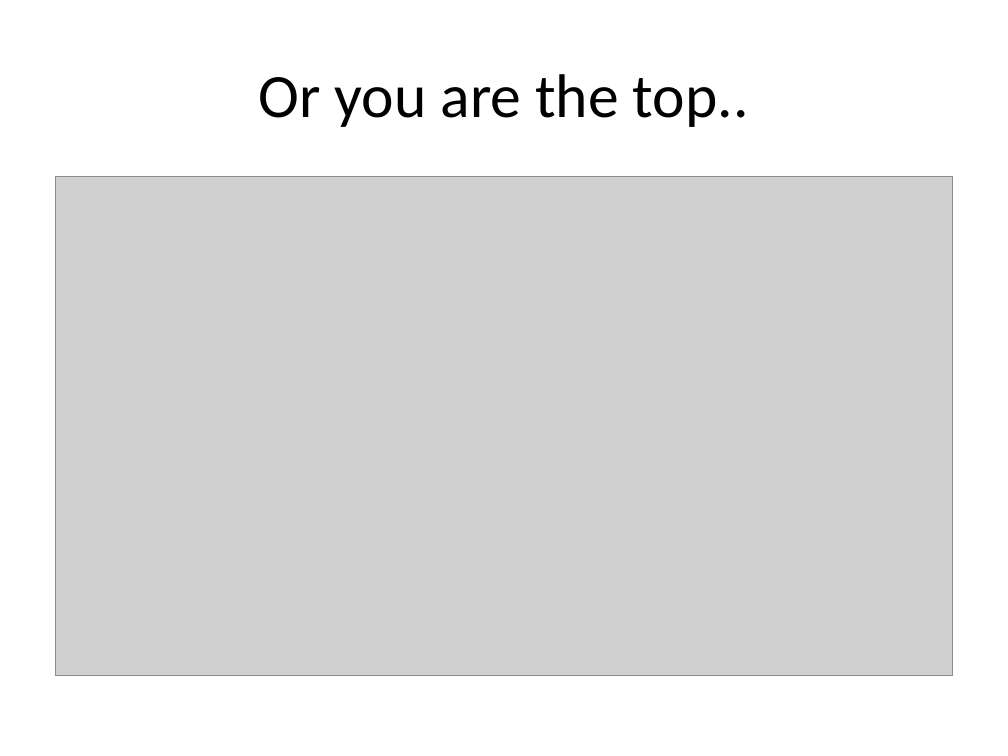
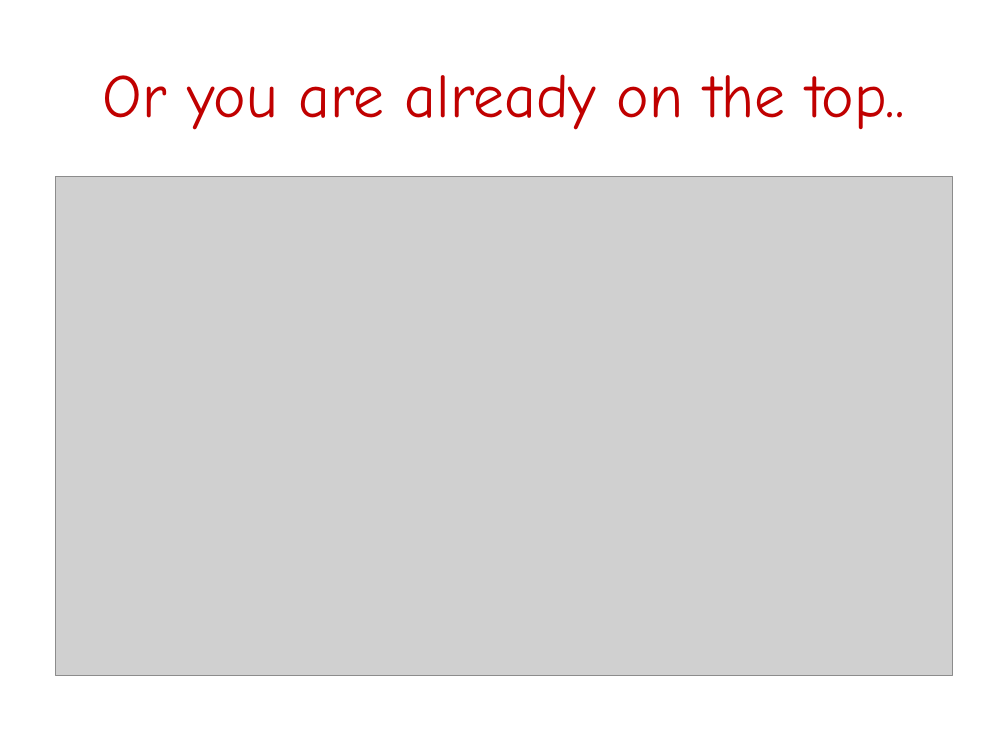
Before and after one commit to FeedMapping/Schema, a slide deck: slide 3 of slide/ppt/WhyMapping.pptx (slide 5 before the commit). Drawn at 1008x756 pixels with LibreOffice and Linux fonts; fonts in the diff are those of the drawing; grey boxes stand for pictures. Boxes give left, top, right and bottom in pixels: in the first picture for what was removed or moved away, otherwise in the second. Text is boxed around its words. In the diff, an @@ line names an element or a change of style, - is before the commit and + after.

```diff
--- a/slide/ppt/WhyMapping.pptx
+++ b/slide/ppt/WhyMapping.pptx
@@ title at [103, 74, 904, 130]: text changed; font Calibri to Comic Neue; text colour #000000 to #C00000 @@
-Or you are the top..
+Or you are already on the top..
```
Also in this commit, not shown: 10 other slides changed.
